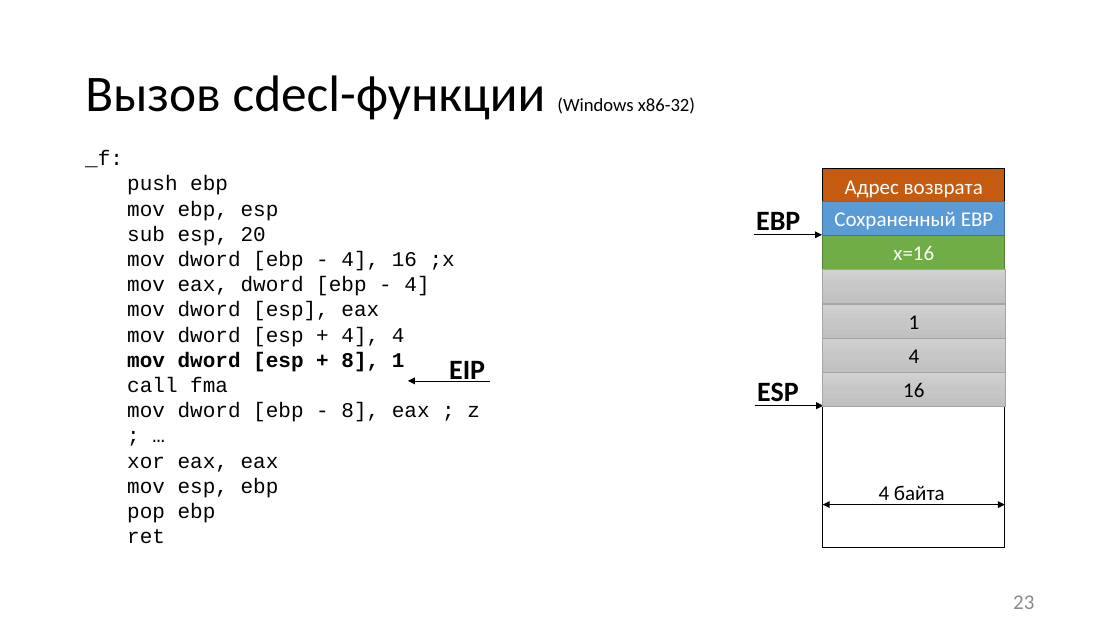
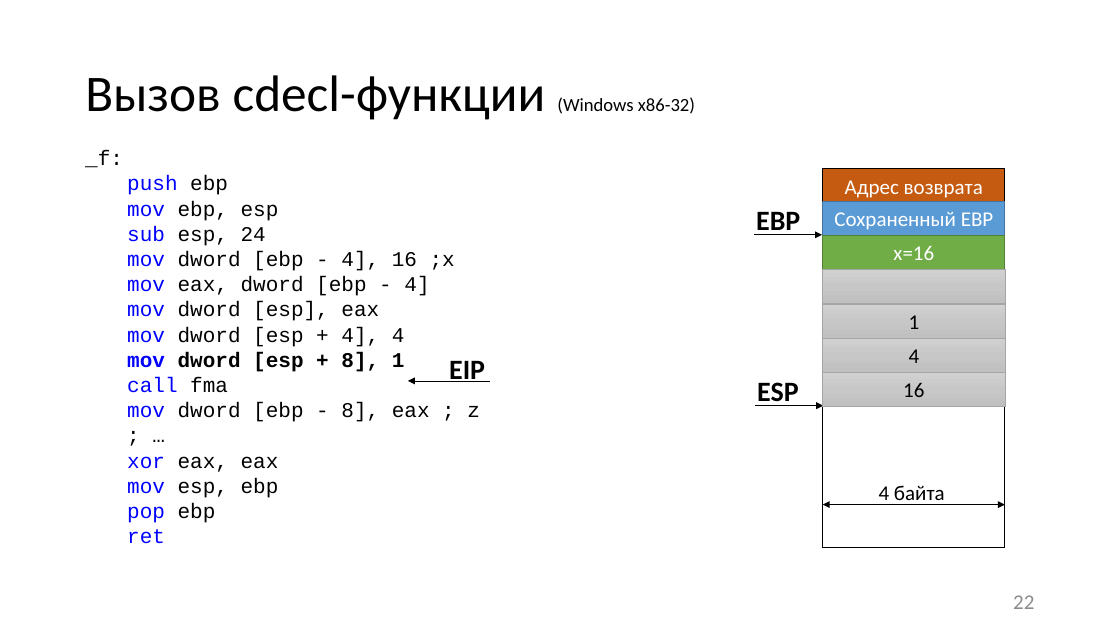
Before and after one commit to itsecd/low-level-programming, a slide deck: slide 22 of Lectures/3.Calling_conventions/Lecture3.pptx (slide 23 before the commit). Drawn at 1120x630 pixels with LibreOffice and Linux fonts; fonts in the diff are those of the drawing. Boxes give left, top, right and bottom in pixels: in the first picture for what was removed or moved away, otherwise in the second. Text is boxed around its words. In the diff, an @@ line names an element or a change of style, - is before the commit and + after.

```diff
--- a/Lectures/3.Calling_conventions/Lecture3.pptx
+++ b/Lectures/3.Calling_conventions/Lecture3.pptx
@@ text at [127, 176, 480, 544]: text colour #000000 to #0000FF in "push", "mov", "mov", "mov" and 9 more places @@
@@ text at [127, 226, 266, 246]: text changed @@
-  sub esp, 20
+  sub esp, 24
@@ page number at [1013, 595, 1034, 609]: text changed @@
-23
+22
```
Also in this commit, not shown: 38 other slides changed, 1 slide added, 2 slides removed, 1 other file.
